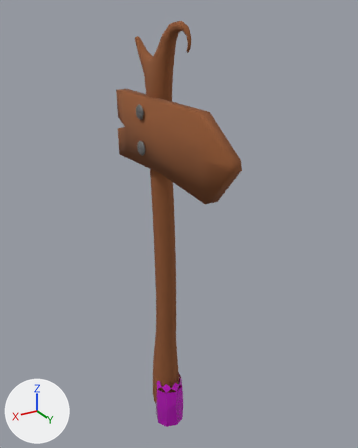
An edit to the FBX model Assets/FBX/Scenery/Sign.fbx, drawn before and after from the same camera.
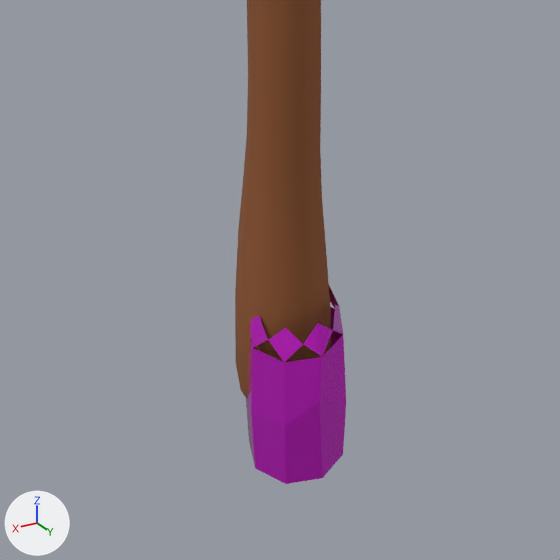
Old and new are each drawn whole from a 50 mm camera at (1.095, 1.935, 2.178) aimed at (-0.028, 0.062, 1.242) and again close up on the part from 25% to 68% of the width and 66% to 100% of the height. The axes (+X, +Y, +Z) are drawn at lower left. The lights are the same throughout. Where no turn or scale is listed for an object, it has been applied to the vertices.

Objects in the first close-up: 'SignCrystal', 'SignTree'.
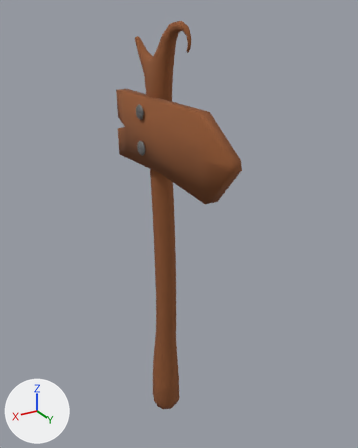
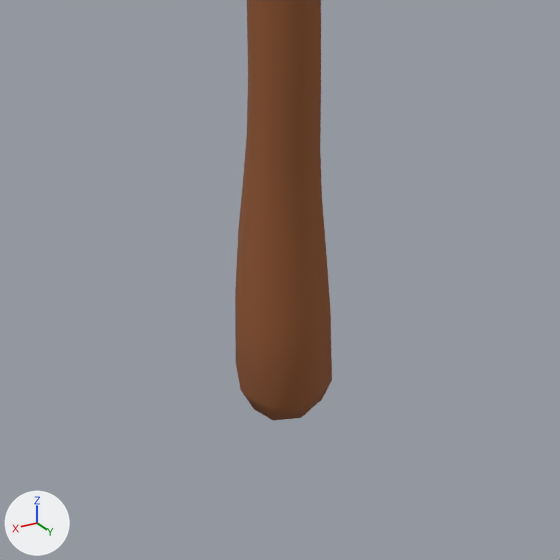
The newer file is also turned or shifted as a whole; pictures and numbers use the older file's frame.

What differs and where, as boxes [x1, y1, x2, y2] in the close-ups (560 x 560 px):
'SignCrystal', deleted
    before: [246, 286, 346, 484]

Patch to the scene script:
```diff
--- a/Assets/FBX/Scenery/Sign.fbx.py
+++ b/Assets/FBX/Scenery/Sign.fbx.py
@@ ob_signcrystal @@
-ob_signcrystal = bpy.data.objects.new('SignCrystal', me_signcrystal)
-ob_signcrystal.location = (0.0, 0.0, 0.0)
```
